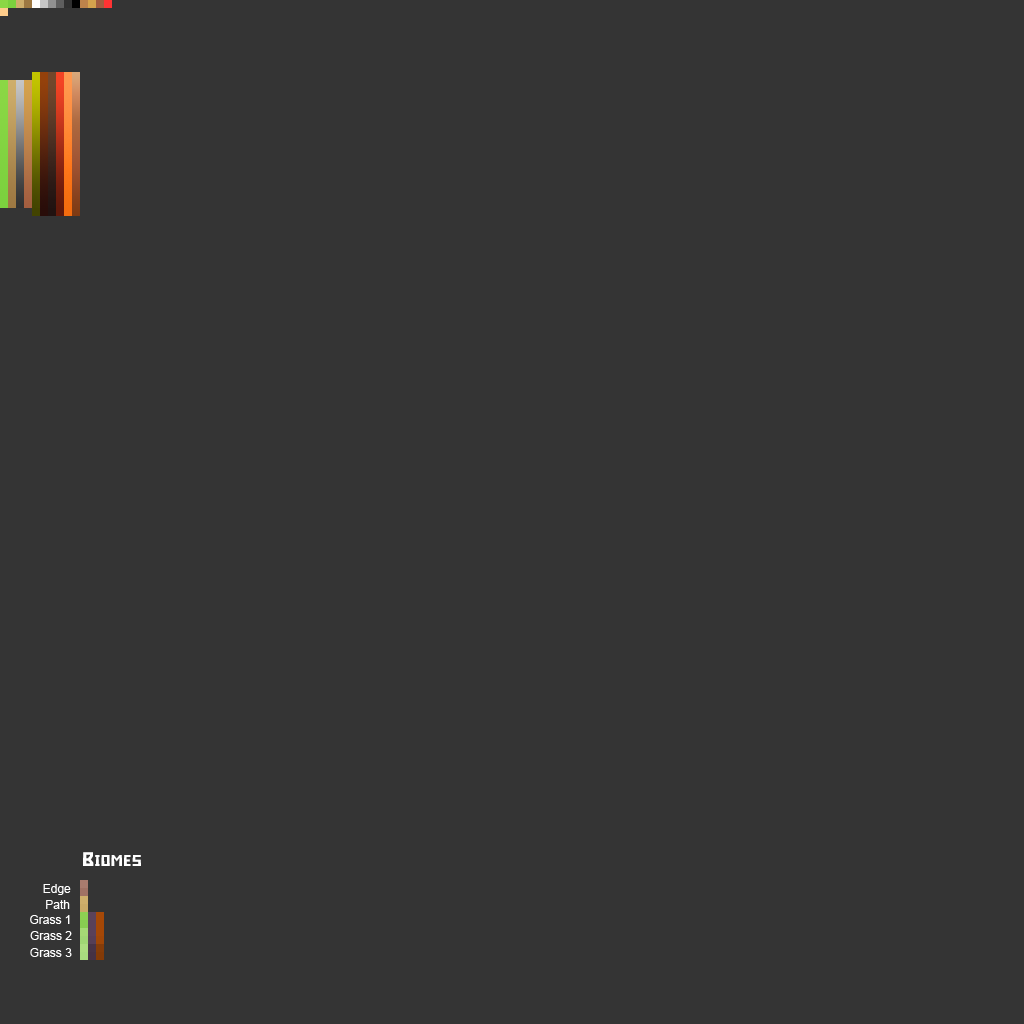
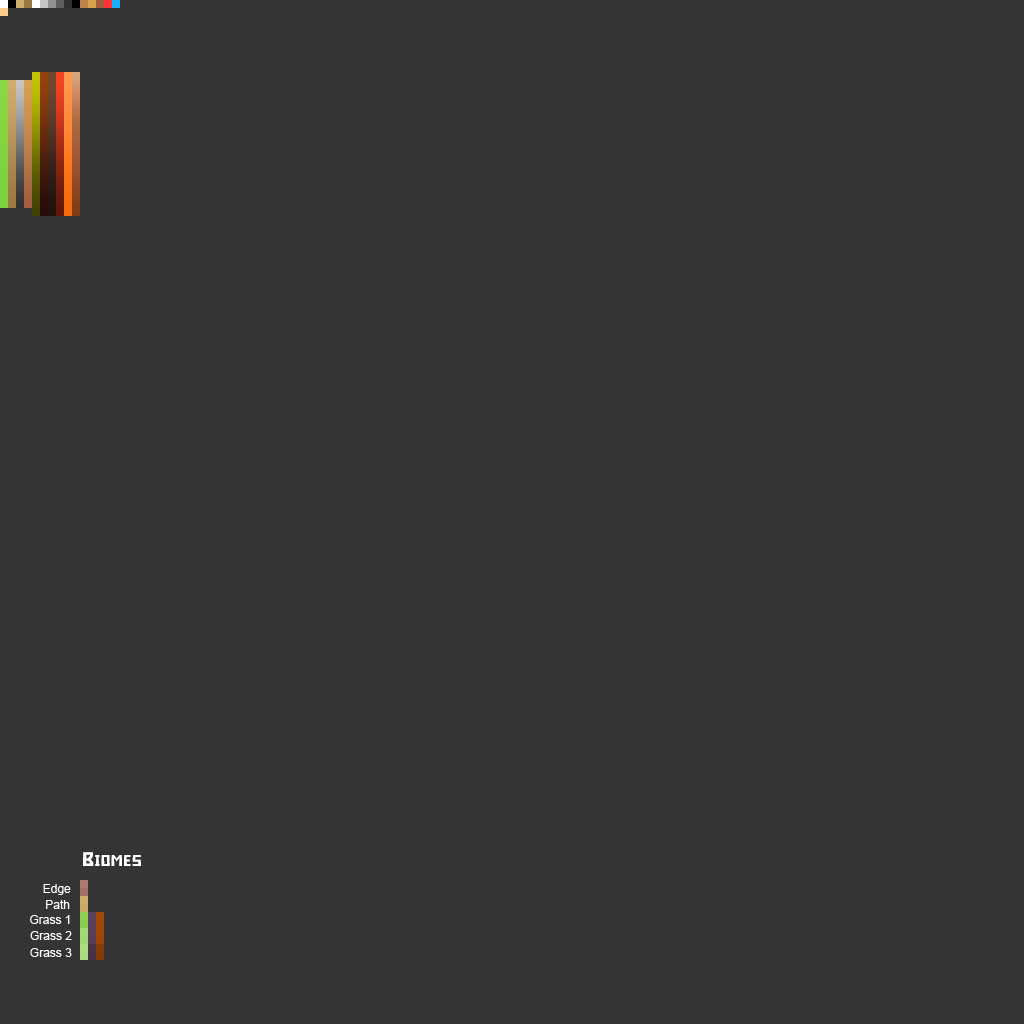
The second 1024 x 1024 image is a revision of the first. Changes to its layers:
moved "Colors" above "Text", painted on it over [0, 0, 120, 8]
